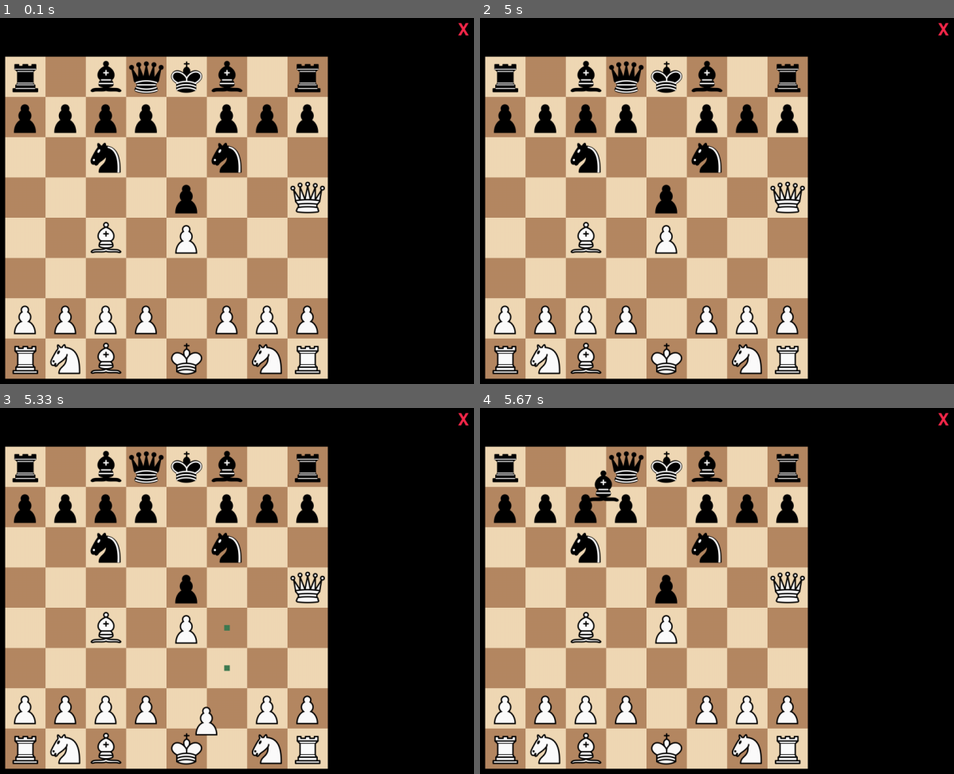
Above: before the commit, frames 1-4 (two rows, left to right).
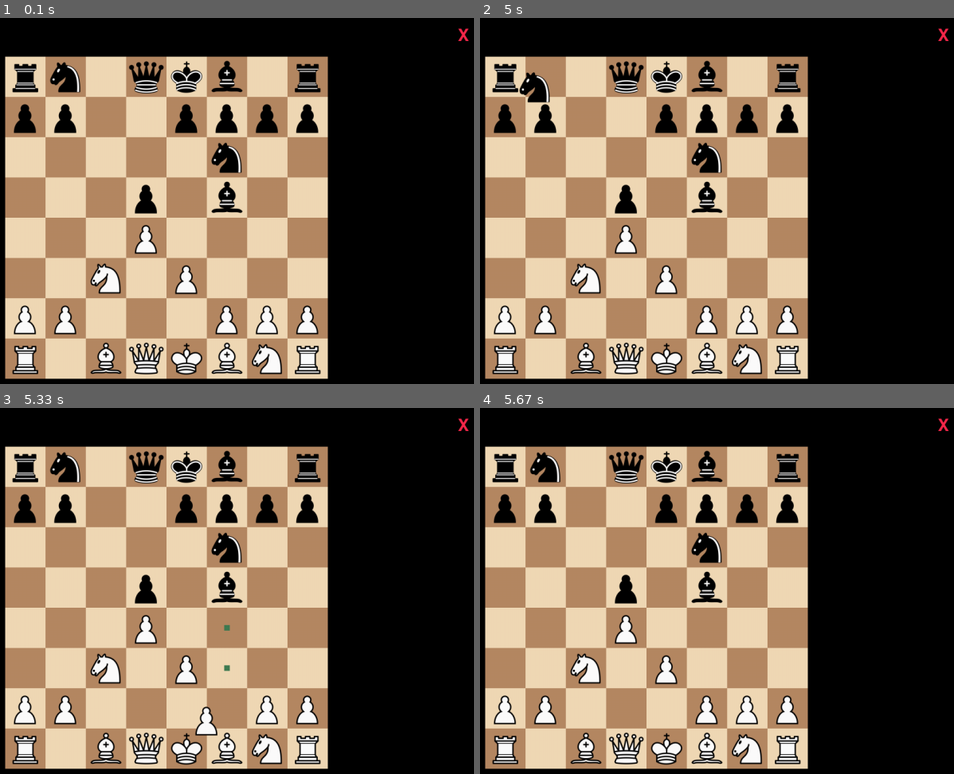
Above: after the commit, the same moments.

Repository: Times0/ChessGame
Game: pygame game, started from main.py
The game is run twice, just before and just after one commit, with the same random seed, the same clock (stepped at 60 frames per second) and the same inputs.
Inputs (mouse positions are in pixels of both pictures, inside the frame that each line leads up to):
- Up to frame 1 (0.1 s): no input
- Up to frame 2 (5 s): move the mouse to (617, 233) at 0.37 s; click (750, 76) at 0.88 s; click (536, 87) at 4.95 s
- Up to frame 3 (5.33 s): click (208, 719) at 5.28 s
- Up to frame 4 (5.67 s): click (603, 484) at 5.62 s

The runs differ from the first frame. In frame 1, 6.1% of the frame differs, in the area x 10-99%, y 1-98%; in frame 2, 6.1%, in the area x 8-99%, y 1-98%; in frame 3, 6.1%; in frame 4, 6.1%.

Commit message:
New fen loader needs to be completed

Diff:
--- a/Logic.py
+++ b/Logic.py
@@ -19,24 +19,23 @@
         self.state = "game_on"
 
     def load_fen(self, fen):
-        new_board = [[None for _ in range(8)] for _ in range(8)]
-        remaining = None
+        board = []
         i, j = 0, 0
-        for k, char in enumerate(fen):
-            if char == " ":
-                remaining = fen[k + 1:]
-                break
-            if char == "/":
-                i += 1
-                j = 0
-            elif char.isnumeric():
-                j += int(char)
-            elif char.isalpha():
-                new_board[i][j] = piece_from_abreviation(char, i, j)
-                j += 1
-            if i == 7 and j == 8:  # to finish
-                break
-        self.board = new_board.copy()
+        for row in fen.split('/'):
+            b_row = []
+            for c in row:
+                if c == " ":
+                    break
+                elif c.isnumeric():
+                    b_row.extend([None] * int(c))
+                    j += int(c)
+                elif c.isalpha():
+                    b_row.append(piece_from_abreviation(c, i, j))
+                    j += 1
+            board.append(b_row)
+            i += 1
+            j = 0
+        self.board = board.copy()
 
     def get_fen(self):
         returnfen = ""
@@ -100,8 +99,8 @@
     def game_state(self):
         """ possible states : ["blackismated","whiteismated","draw"]"""
         for color in ["white", "black"]:
-            l = list(itertools.chain(*self.legal_moves(color)))
-            if self.isKingincheck(color) and l == []:
+            reduced_l = list(itertools.chain(*self.legal_moves(color)))
+            if self.isKingincheck(color) and reduced_l == []:
                 self.state = color + "ismated"
 
     def move(self, i: int, j: int, dest_i, dest_j) -> None:
--- a/constants.py
+++ b/constants.py
@@ -43,3 +43,4 @@
 fen1 = "rnbqkbnr/ppp1pppp/8/3p4/4P3/8/PPPP1PPP/RNBQKBNR w KQkq - 0 2"
 fencheck = "rnbqkbnr/pppppppp/5K2/8/8/8/PPPPPPPP/RNBQ1BNR w kq - 0 1"
 fenmate = "r1bqkb1r/pppp1ppp/2n2n2/4p2Q/2B1P3/8/PPPP1PPP/RNB1K1NR w KQkq - 0 1"
+test = 'rn1qkb1r/pp2pppp/5n2/3p1b2/3P4/2N1P3/PP3PPP/R1BQKBNR w KQkq - 0 1 id "CCR01"; bm Qb3;'
--- a/game.py
+++ b/game.py
@@ -12,7 +12,7 @@
         self.board = Board(BOARDSIZE)
         self.board.update(self.logic)
 
-        self.buttons = [Button.Button(BLACK, GREY, WIDTH * 0.9, 15, 20, 20, pygame.quit, "X")]
+        self.buttons = [Button.Button(BLACK, GREY, WIDTH * 0.9, 15, 40, 40, pygame.quit, "X")]
 
     def run(self):
 
--- a/main.py
+++ b/main.py
@@ -4,5 +4,5 @@
 if __name__ == "__main__":
     pygame.init()
     win = pygame.display.set_mode((WIDTH, HEIGHT), pygame.RESIZABLE, pygame.FULLSCREEN)
-    game = Game(win, fenmate)
+    game = Game(win, test)
     game.run()
